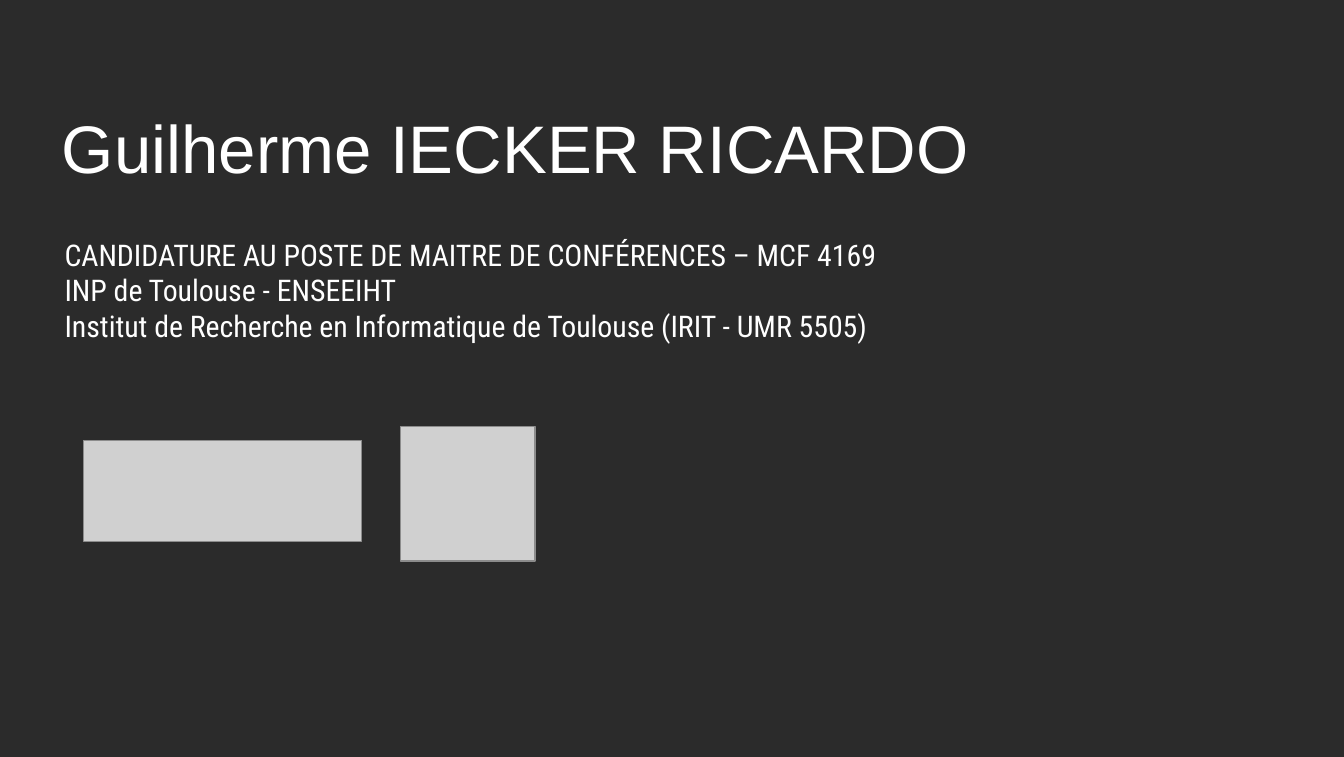
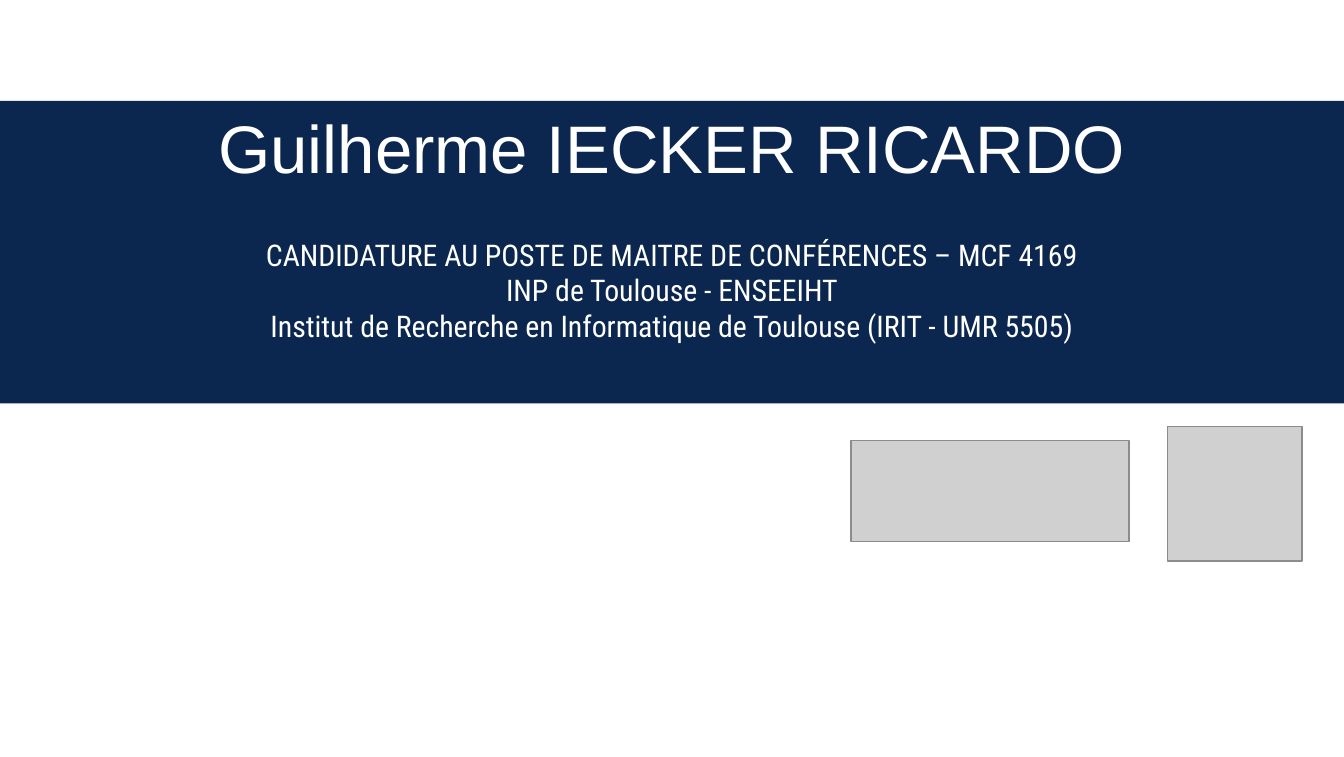
Before and after one commit to guilhermeir/mcf, a slide deck: slide 1 of toulouse_audition.odp. Drawn at 1344x757 pixels with LibreOffice and Linux fonts; fonts in the diff are those of the drawing; grey boxes stand for pictures; background and template pictures are left out; a plain dark background stands for a picture behind light text. Boxes give left, top, right and bottom in pixels: in the first picture for what was removed or moved away, otherwise in the second. Text is boxed around its words. In the diff, an @@ line names an element or a change of style, - is before the commit and + after.

```diff
--- a/toulouse_audition.odp
+++ b/toulouse_audition.odp
@@ background picture (left out) to #FFFFFF @@
@@ title "Guilherme IECKER RICARDO" moved from (x1=62, y1=124, x2=969, y2=174) to (x1=218, y1=124, x2=1125, y2=174) @@
@@ title "Guilherme IECKER RICARDO" at (x1=218, y1=124, x2=1125, y2=174): alignment left to centre @@
@@ rectangle added at (x1=0, y1=101, x2=1344, y2=403), fill #0C274F @@
@@ text "CANDIDATURE AU POSTE DE MAITRE ..." at (x1=266, y1=239, x2=1078, y2=344): alignment left to centre @@
@@ text "CANDIDATURE AU POSTE DE MAITRE ..." moved from (x1=65, y1=239, x2=876, y2=344) to (x1=266, y1=239, x2=1078, y2=344) @@
@@ picture moved from (x1=83, y1=441, x2=362, y2=542) to (x1=851, y1=441, x2=1129, y2=542) @@
@@ picture moved from (x1=401, y1=426, x2=535, y2=560) to (x1=1168, y1=426, x2=1302, y2=560) @@
```
Also in this commit, not shown: 9 other slides changed, 8 slides added, 2 slides removed, 1 other file.
